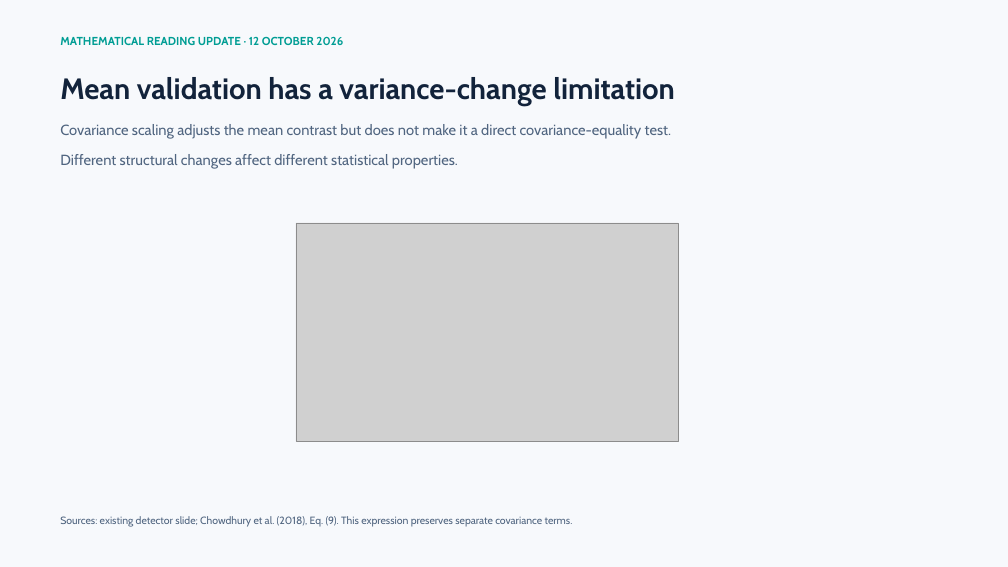
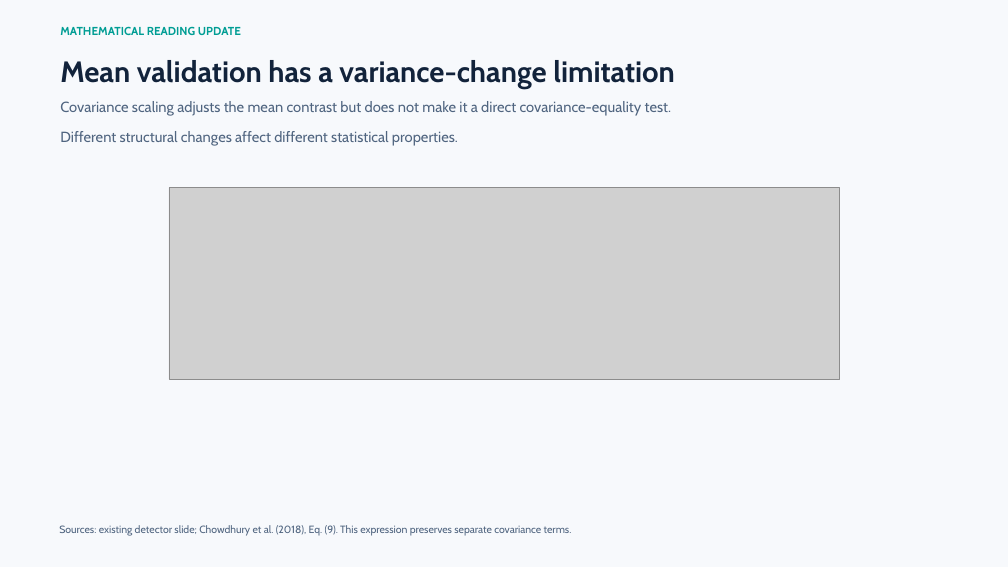
Before and after one commit to hlin863/ewma_covariate_shift_demo, a slide deck: slide 23 of presentations/EWMA_Covariate_Shift_Progress_Review_Haocheng_Lin.pptx. Drawn at 1008x567 pixels with LibreOffice and Linux fonts; fonts in the diff are those of the drawing; grey boxes stand for pictures. Boxes give left, top, right and bottom in pixels: in the first picture for what was removed or moved away, otherwise in the second. Text is boxed around its words. In the diff, an @@ line names an element or a change of style, - is before the commit and + after.

```diff
--- a/presentations/EWMA_Covariate_Shift_Progress_Review_Haocheng_Lin.pptx
+++ b/presentations/EWMA_Covariate_Shift_Progress_Review_Haocheng_Lin.pptx
@@ text at bbox=[60, 26, 241, 35]: text changed @@
-MATHEMATICAL READING UPDATE · 12 OCTOBER 2026
+MATHEMATICAL READING UPDATE
@@ text "Mean validation has a variance-change ...": place and size @@
-text "Mean validation has a variance-change ..." at bbox=[60, 77, 675, 106]
+text "Mean validation has a variance-change ..." at bbox=[60, 60, 675, 89]
@@ text "Covariance scaling adjusts the mean ...": place and size @@
-text "Covariance scaling adjusts the mean ..." at bbox=[60, 124, 671, 169]
+text "Covariance scaling adjusts the mean ..." at bbox=[60, 101, 671, 146]
@@ picture added at bbox=[169, 188, 839, 379] @@
@@ picture removed at bbox=[296, 223, 678, 442] @@
@@ text "Sources: existing detector slide; Chowdhury ...": place and size @@
-text "Sources: existing detector slide; Chowdhury ..." at bbox=[60, 516, 573, 527]
+text "Sources: existing detector slide; Chowdhury ..." at bbox=[59, 525, 572, 536]
```
Also in this commit, not shown: 1 slide added.
